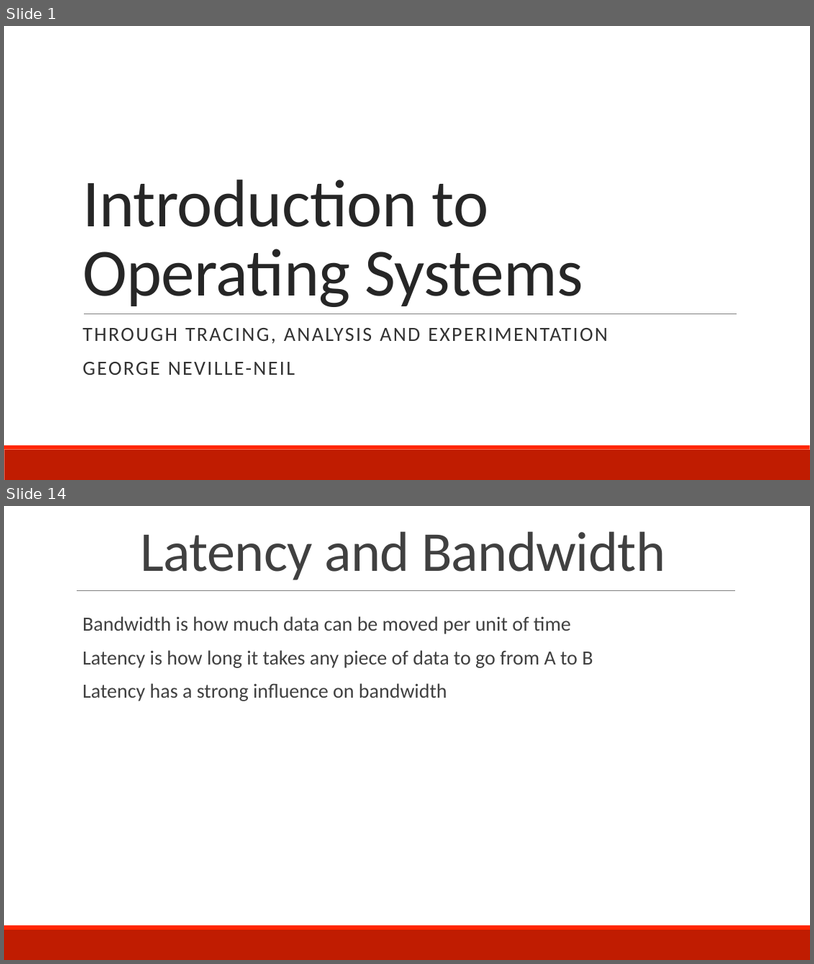
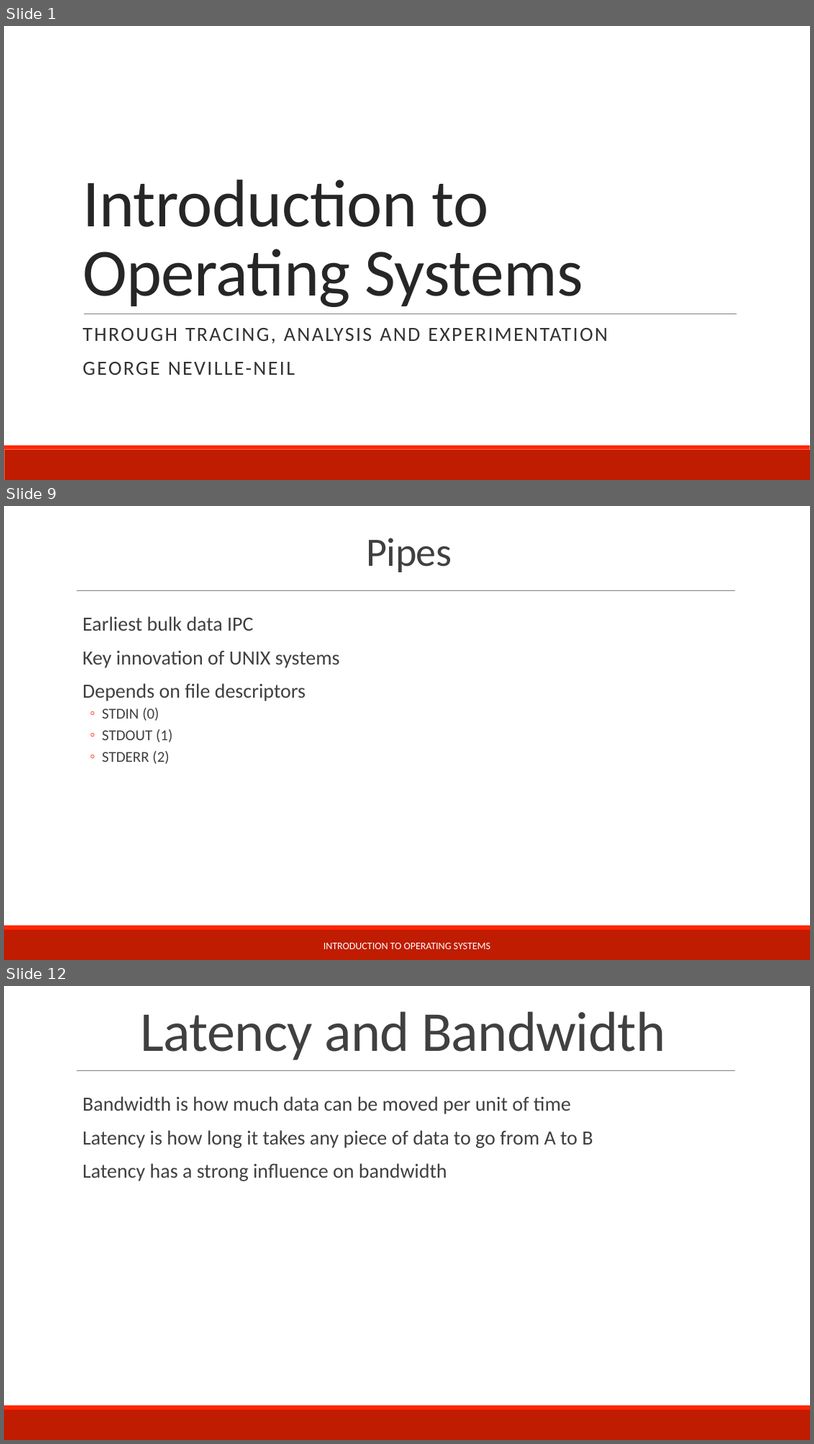
Before and after one commit to teachbsd/course, a slide deck: undergraduate/lectures/communication.pptx. Shown one above the other, each under a label of ours: slides 1 and 14 before the commit, slides 1, 9 and 12 after it; the slides between them are not shown. The pictures are 814x964 and 814x1444 pixels, drawn with LibreOffice and Linux fonts; fonts in the diff are those of the drawing; background and template pictures are left out. Boxes give left, top, right and bottom in pixels: in the first picture for what was removed or moved away, otherwise in the second. Text is boxed around its words. In the diff, an @@ line names an element or a change of style, - is before the commit and + after.

```diff
--- a/undergraduate/lectures/communication.pptx
+++ b/undergraduate/lectures/communication.pptx
@@ slide 9 added at [4, 506, 810, 960], background #FFFFFF; not listed: 3 template elements that a slide beside it also shows @@
@@ title added at [366, 538, 452, 572], 48 pt, text #404040 @@
+Pipes
@@ text added at [82, 616, 340, 764], 24 pt, text #404040 @@
+  Earliest bulk data IPC
+  Key innovation of UNIX systems
+  Depends on file descriptors
+  ◦ STDIN (0)
+  ◦ STDOUT (1)
+  ◦ STDERR (2)
@@ text added at [324, 942, 491, 949], 12 pt, text #FFFFFF @@
+INTRODUCTION TO OPERATING SYSTEMS
@@ what was slide 14 is now slide 12 @@
```
Also in this commit, not shown: 21 slides changed, 7 other slides added, 13 slides removed.
